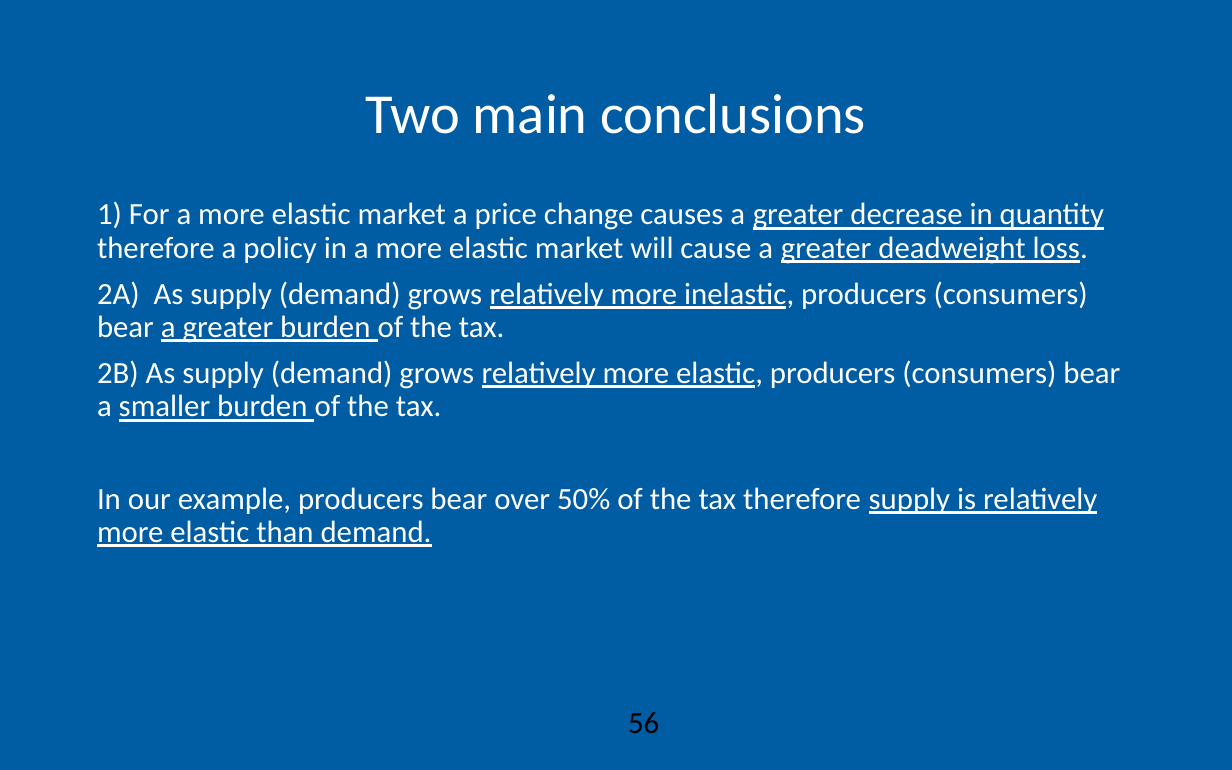
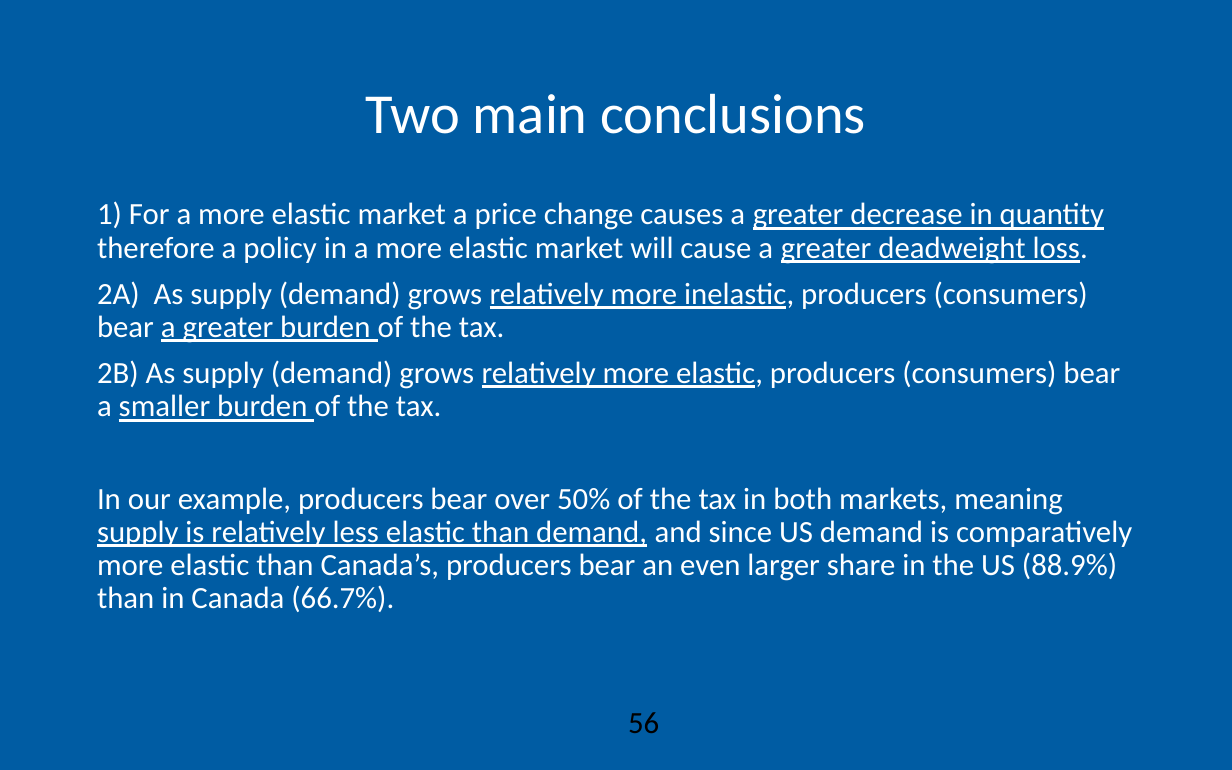
Before and after one commit to AEGDDI/idr305, a slide deck: slide 56 of lectures/L7.pptx. Drawn at 1232x770 pixels with LibreOffice and Linux fonts; fonts in the diff are those of the drawing; background and template pictures are left out. Boxes give left, top, right and bottom in pixels: in the first picture for what was removed or moved away, otherwise in the second. Text is boxed around its words. In the diff, an @@ line names an element or a change of style, - is before the commit and + after.

```diff
--- a/lectures/L7.pptx
+++ b/lectures/L7.pptx
@@ text at (97, 487, 1132, 612): text changed @@
-In our example, producers bear over 50% of the tax therefore supply is relatively more elastic than demand.
+In our example, producers bear over 50% of the tax in both markets, meaning supply is relatively less elastic than demand, and since US demand is comparatively more elastic than Canada’s, producers bear an even larger share in the US (88.9%) than in Canada (66.7%).
```
